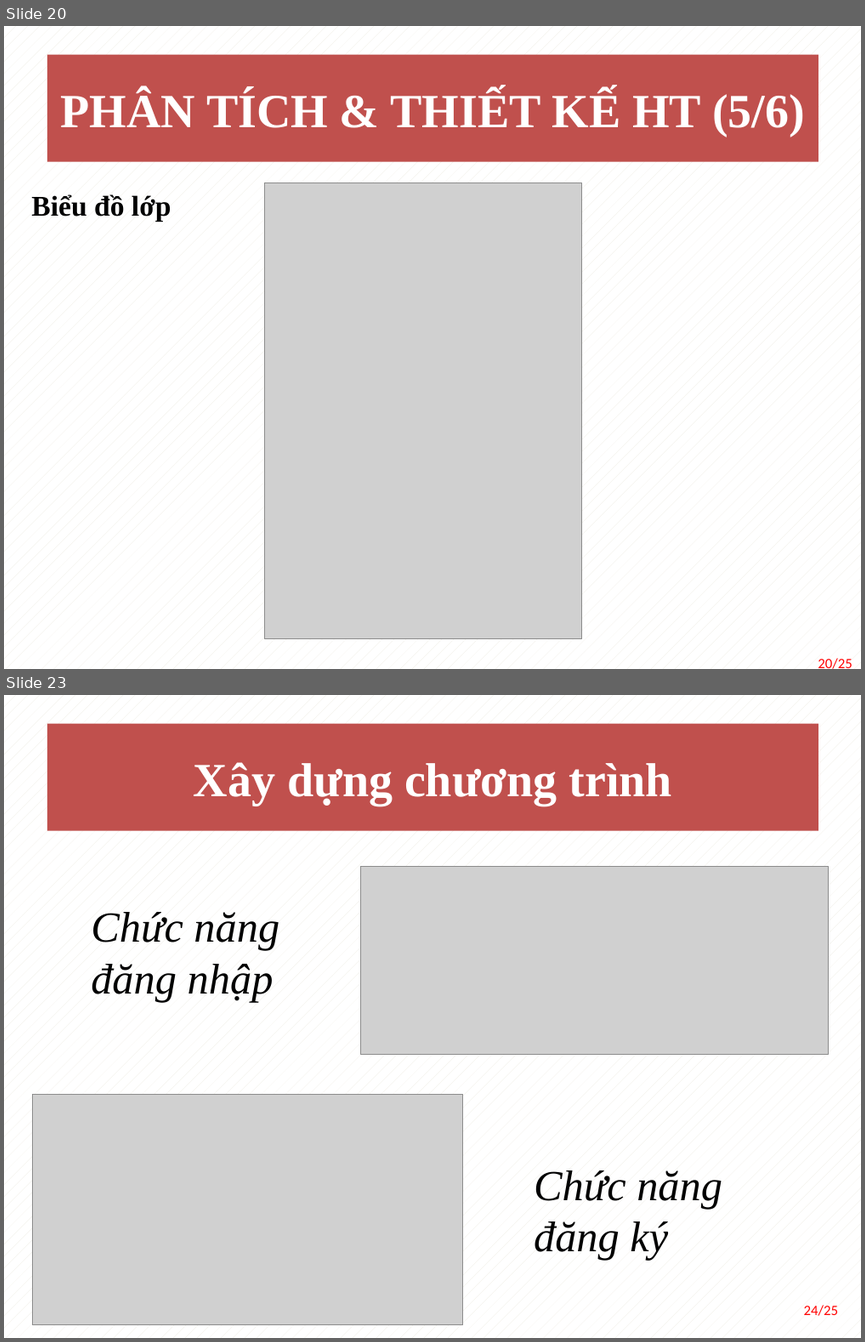
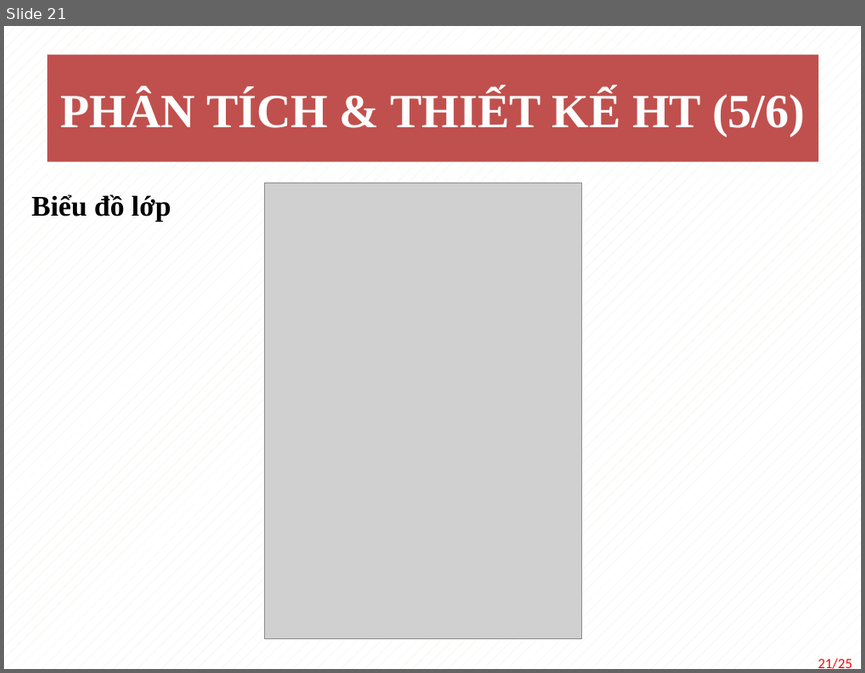
Before and after one commit to vukal2k/MyDoAn, a slide deck: document/TranLuongNgocTram_BaoCaoDoAn.pptx. Shown one above the other, each under a label of ours: slides 20 and 23 before the commit, slide 21 after it; the slides between them are not shown. The pictures are 865x1342 and 865x673 pixels, drawn with LibreOffice and Linux fonts; fonts in the diff are those of the drawing; grey boxes stand for pictures. Boxes give left, top, right and bottom in pixels: in the first picture for what was removed or moved away, otherwise in the second. Text is boxed around its words. In the diff, an @@ line names an element or a change of style, - is before the commit and + after.

```diff
--- a/document/TranLuongNgocTram_BaoCaoDoAn.pptx
+++ b/document/TranLuongNgocTram_BaoCaoDoAn.pptx
@@ slide 23 removed at [4,695,861,1338], background pattern #EEECE1 on #FFFFFF @@
@@ rectangle removed at [46,723,818,830] @@
-Xây dựng chương trình
@@ picture removed at [361,867,828,1054] @@
@@ text removed at [91,912,279,1002] @@
-Chức năng đăng nhập
@@ picture removed at [32,1094,462,1325] @@
@@ text removed at [534,1170,722,1260] @@
-Chức năng đăng ký
@@ text removed at [804,1304,838,1315] @@
-24/25
@@ what was slide 20 is now slide 21 @@
@@ page number at [817,658,851,669]: text changed @@
-20/25
+21/25
```
Also in this commit, not shown: 14 slides changed, 4 slides added, 3 other slides removed, 5 other files.
